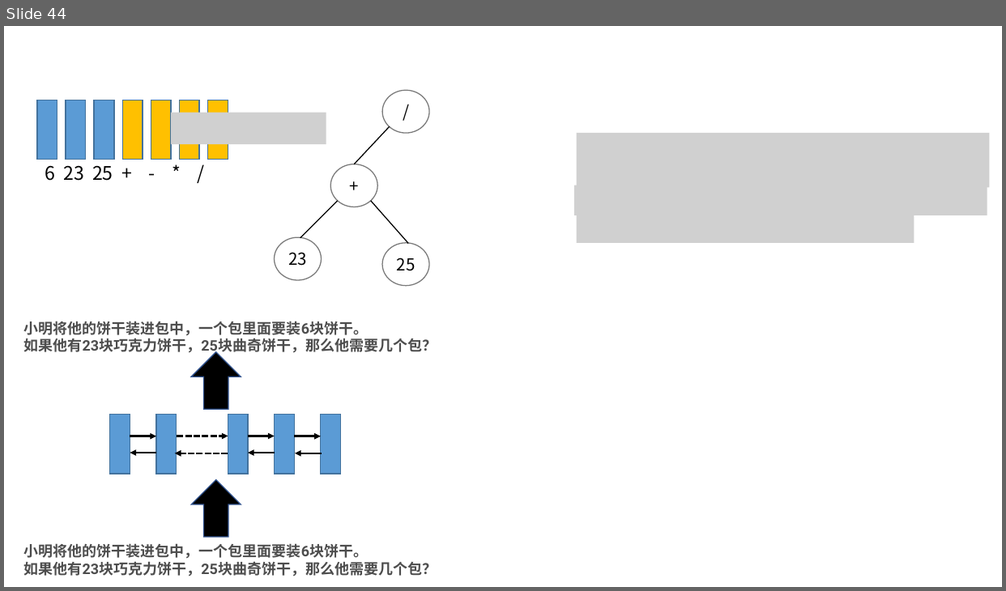
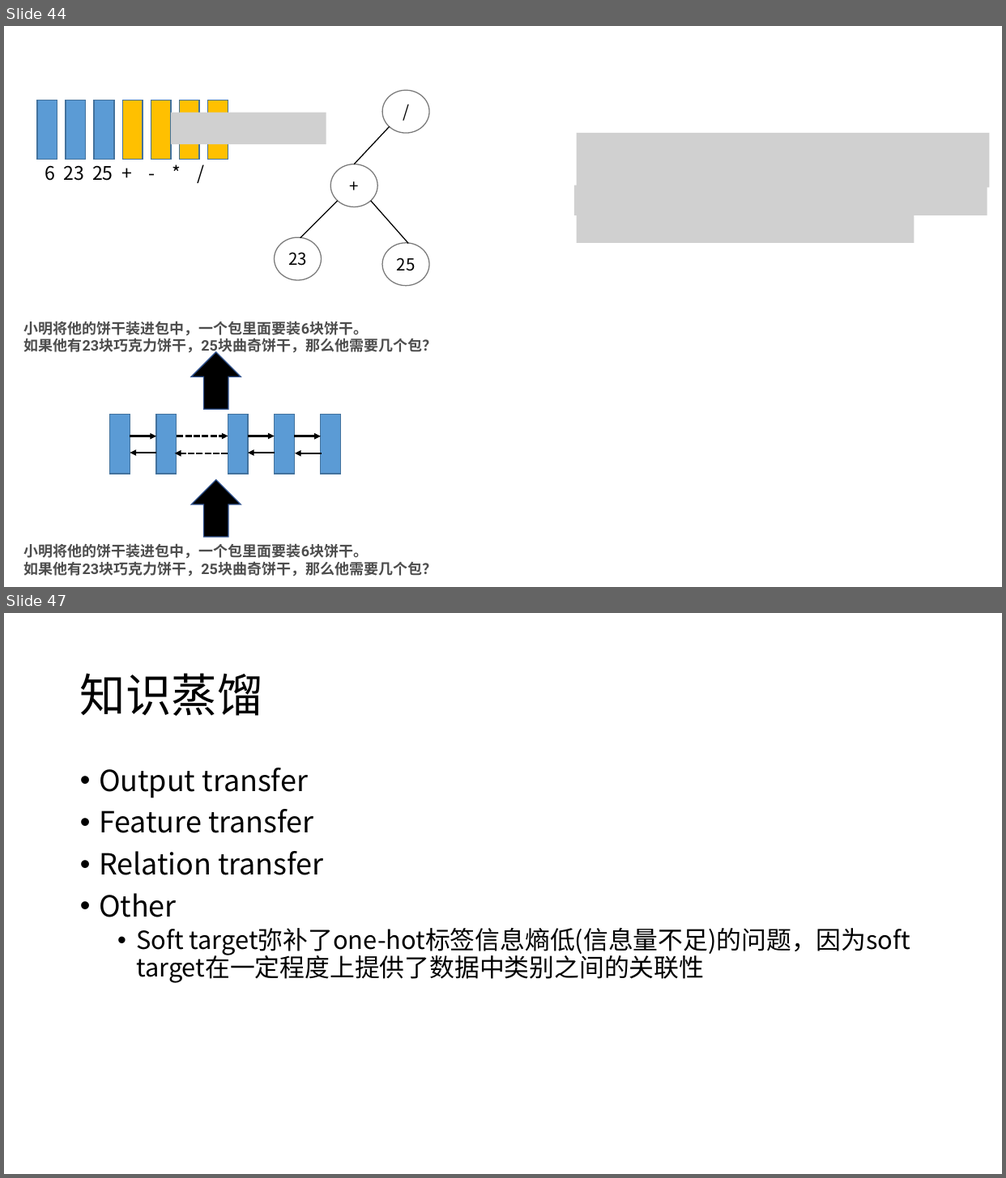
Before and after one commit to xhsun1997/MWP, a slide deck: ppt/mwp.pptx. Shown one above the other, each under a label of ours: slide 44 before the commit, slides 44 and 47 after it; the slides between them are not shown. The pictures are 1006x591 and 1006x1178 pixels, drawn with LibreOffice and Linux fonts; fonts in the diff are those of the drawing; grey boxes stand for pictures. Boxes give left, top, right and bottom in pixels: in the first picture for what was removed or moved away, otherwise in the second. Text is boxed around its words. In the diff, an @@ line names an element or a change of style, - is before the commit and + after.

Commit message:
add ppt

```diff
--- a/ppt/mwp.pptx
+++ b/ppt/mwp.pptx
@@ slide 47 added at (x1=4, y1=613, x2=1002, y2=1174), background #FFFFFF @@
@@ title added at (x1=80, y1=673, x2=263, y2=716), 44 pt, text #000000 @@
+知识蒸馏
@@ text added at (x1=99, y1=768, x2=911, y2=983), 24 pt, text #000000 @@
+• Output transfer
+• Feature transfer
+• Relation transfer
+• Other
+  • Soft target弥补了one-hot标签信息熵低(信息量不足)的问题，因为soft target在一定程度上提供了数据中类别之间的关联性
```
Also in this commit, not shown: 1 slide changed, 8 other slides added, 5 other files.
